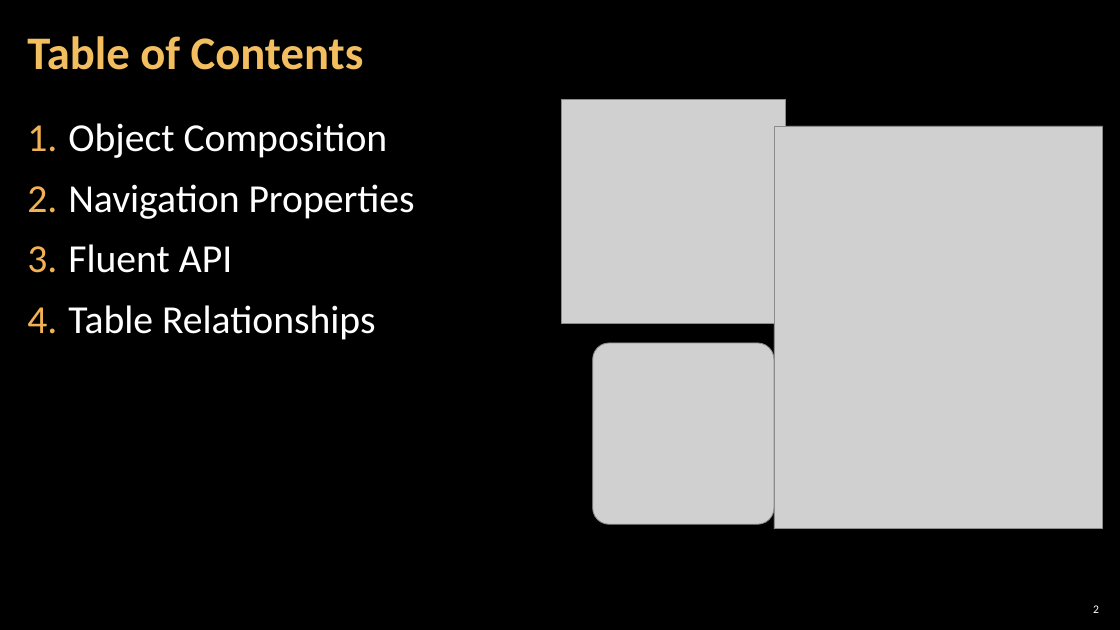
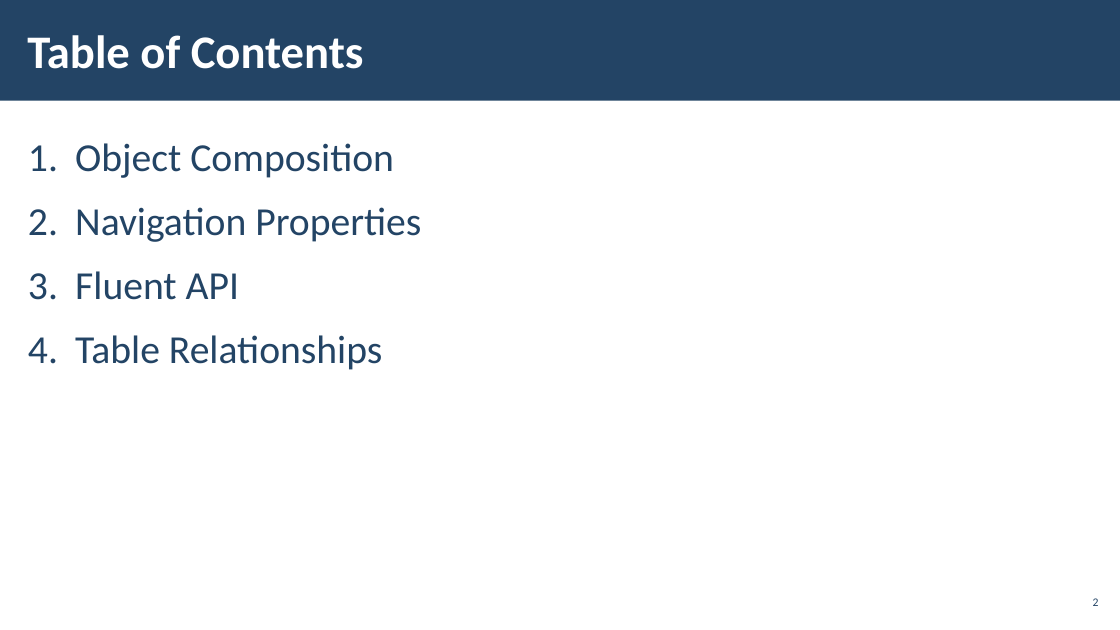
Before and after one commit to pirocorp/Databases-Advanced---Entity-Framework, a slide deck: slide 2 of 05. Entity Relations/05. DB-Advanced-EF-Core-Entity-Relations.pptx. Drawn at 1120x630 pixels with LibreOffice and Linux fonts; fonts in the diff are those of the drawing; grey boxes stand for pictures; background and template pictures are left out. Boxes give left, top, right and bottom in pixels: in the first picture for what was removed or moved away, otherwise in the second. Text is boxed around its words. In the diff, an @@ line names an element or a change of style, - is before the commit and + after.

```diff
--- a/05. Entity Relations/05. DB-Advanced-EF-Core-Entity-Relations.pptx
+++ b/05. Entity Relations/05. DB-Advanced-EF-Core-Entity-Relations.pptx
@@ rectangle added at (x1=0, y1=0, x2=1120, y2=101), fill #234465 @@
@@ title "Table of Contents" at (x1=27, y1=35, x2=364, y2=69): text colour #F3BE60 to #FFFFFF; line spacing 0.9 to 1 @@
@@ picture removed at (x1=561, y1=99, x2=786, y2=323) @@
@@ text "Object Composition" moved from (x1=68, y1=123, x2=415, y2=340) to (x1=75, y1=143, x2=421, y2=370) @@
@@ text "Object Composition" at (x1=75, y1=143, x2=421, y2=370): text colour #FFFFFF to #234465; indent changed; line spacing 40pt to 1.05 @@
@@ picture removed at (x1=774, y1=126, x2=1102, y2=529) @@
@@ picture removed at (x1=592, y1=343, x2=774, y2=524) @@
@@ page number moved from (x1=1093, y1=605, x2=1099, y2=613) to (x1=1093, y1=598, x2=1099, y2=606) @@
@@ page number at (x1=1093, y1=598, x2=1099, y2=606): text colour #FFFFFF to #234465 @@
```
Also in this commit, not shown: 27 other slides changed, 27 slides added, 3 slides removed.
